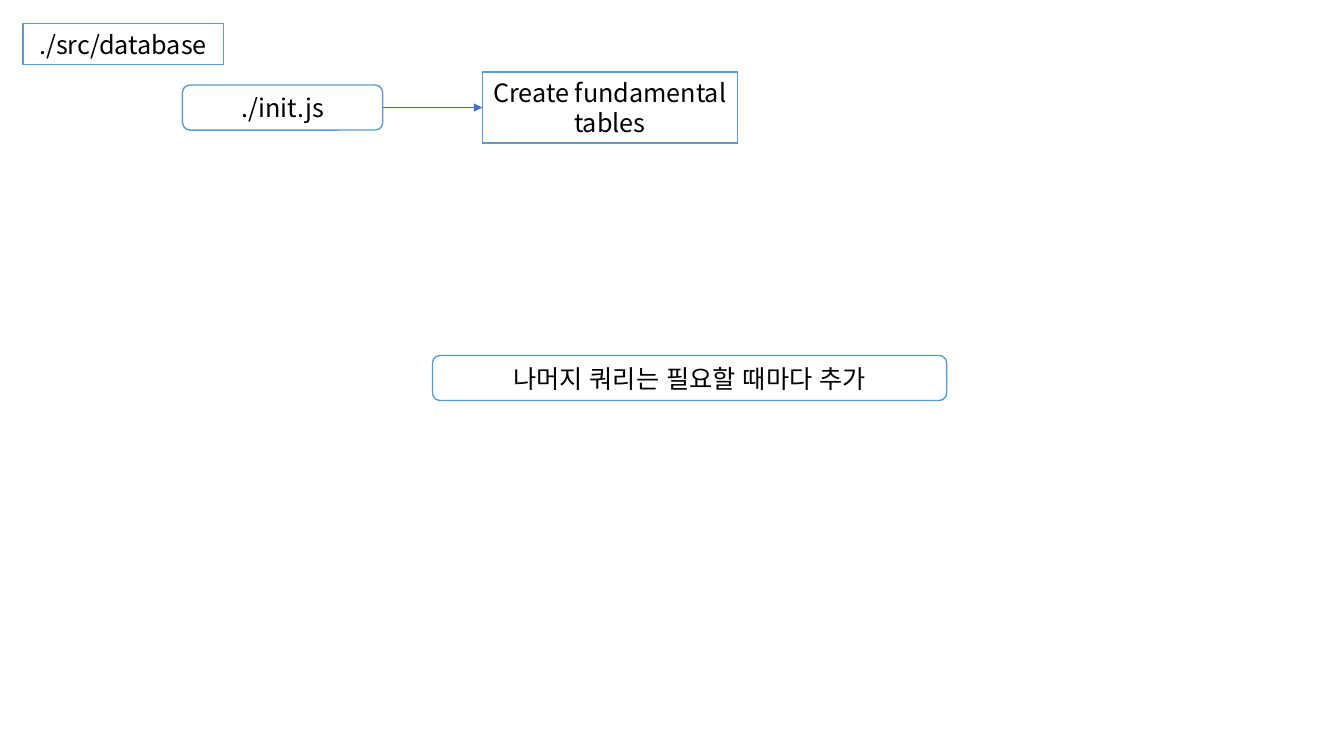
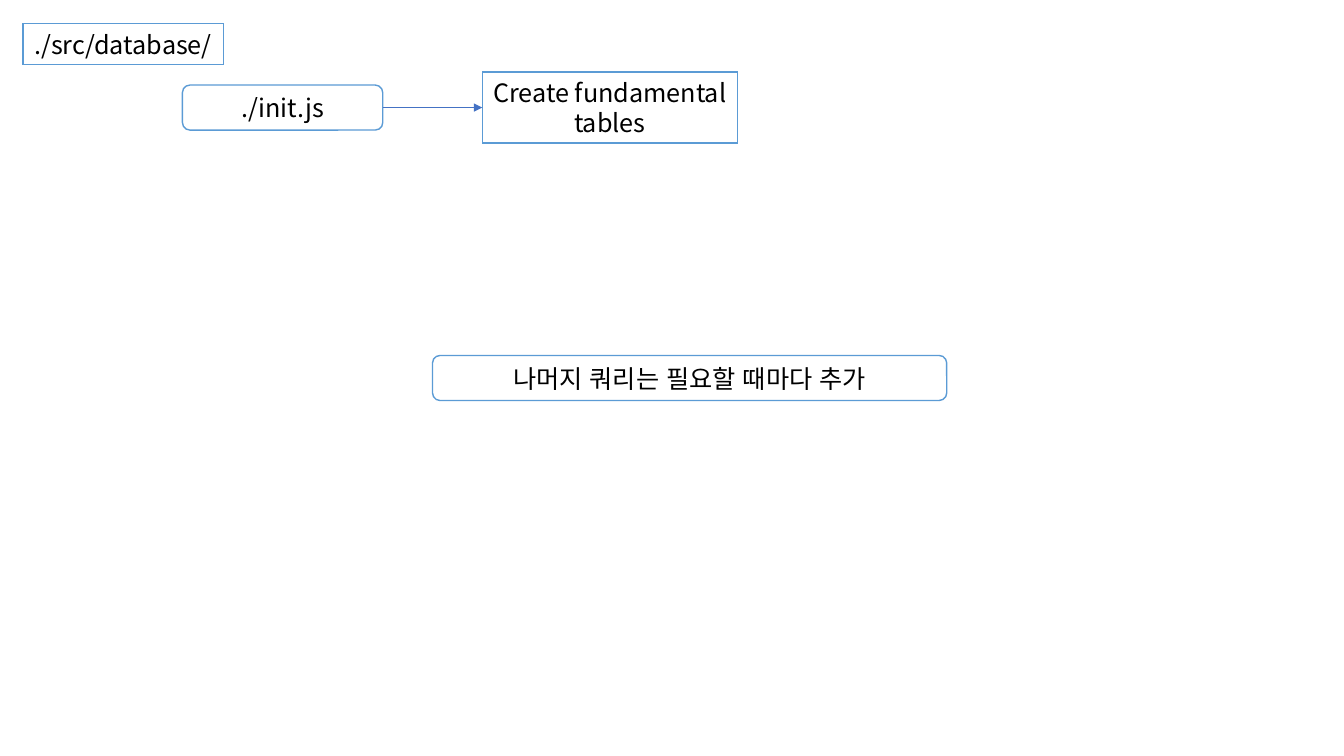
Before and after one commit to drowsy-probius/bookshelf, a slide deck: slide 4 of bookshelf.index.pptx. Drawn at 1344x756 pixels with LibreOffice and Linux fonts; fonts in the diff are those of the drawing. Boxes give left, top, right and bottom in pixels: in the first picture for what was removed or moved away, otherwise in the second. Text is boxed around its words. In the diff, an @@ line names an element or a change of style, - is before the commit and + after.

```diff
--- a/bookshelf.index.pptx
+++ b/bookshelf.index.pptx
@@ text in rectangle at [34, 34, 211, 59]: text changed @@
-./src/database
+./src/database/
```
Also in this commit, not shown: 1 slide added, 7 other files.
